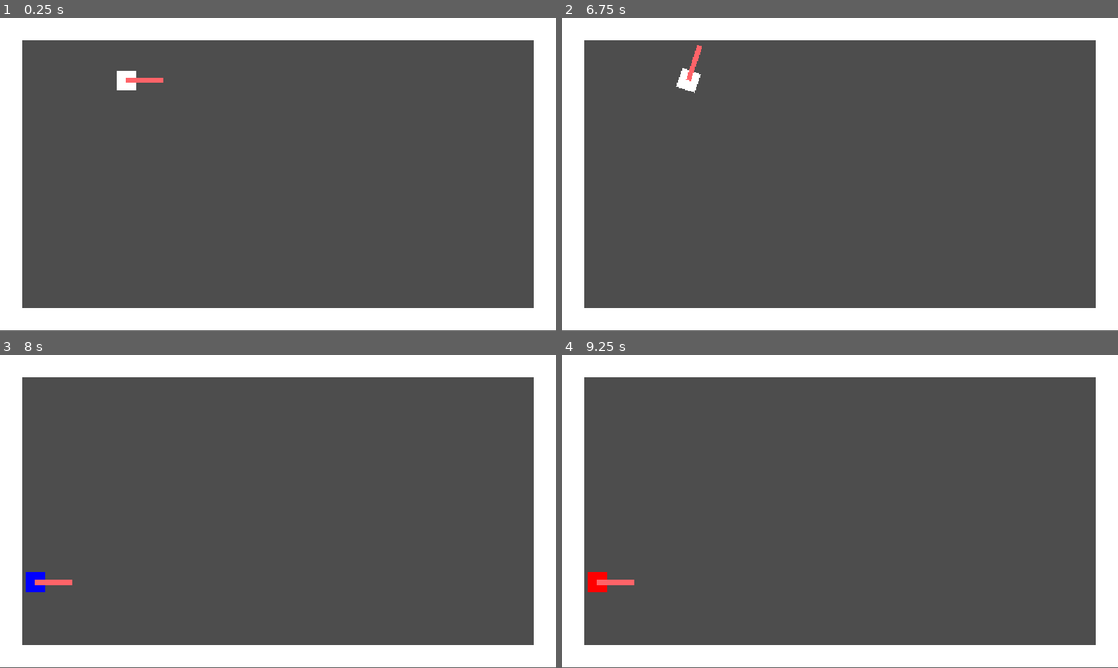
Above: before the commit, frames 1-4 (two rows, left to right).
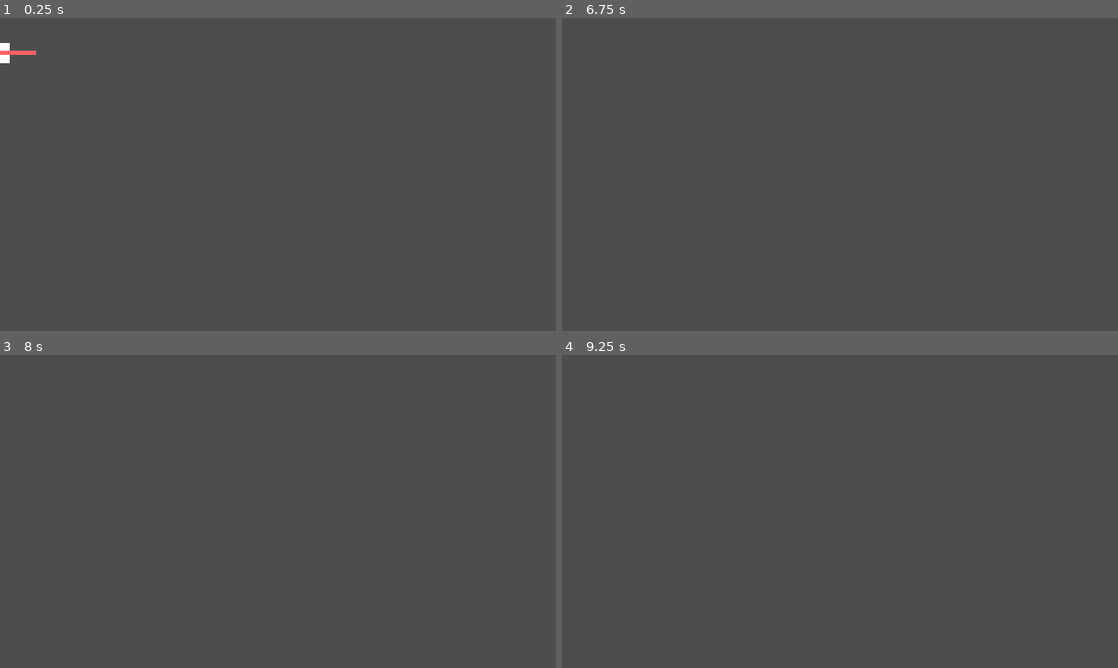
Above: after the commit, the same moments.

Repository: DudukoDad/very-serious-game
Game: Godot game, scene res://Scenes/main_game.tscn
The game is run twice, just before and just after one commit, with the same random seed, the same clock (stepped at 60 frames per second) and the same inputs.
Inputs (mouse positions are in pixels of both pictures, inside the frame that each line leads up to):
- Up to frame 1 (0.25 s): no input
- Up to frame 2 (6.75 s): move the mouse to (962, 158) at 0.52 s; tap 1 (1) at 0.6, 3.05, 3.6, 6.05 s; tap 2 (2) at 0.8, 1.35, 3.8, 4.35 s; tap Enter at 1.25, 2.75, 4.25 s; move the mouse to (728, 190) at 1.27 s; tap 3 (3) at 1.55, 2.1, 4.55, 5.1 s; tap Space at 2, 3.5, 5 s; move the mouse to (895, 105) at 2.02 s; tap 4 (4) at 2.3, 2.85, 5.3, 5.85 s; move the mouse to (812, 237) at 2.77 s; move the mouse to (1006, 221) at 3.52 s; move the mouse to (673, 127) at 4.27 s; move the mouse to (867, 174) at 5.02 s; move the mouse to (756, 96) at 5.77 s; move the mouse to (962, 158) at 6.52 s; press the mouse at (962, 158) at 6.53 s
- Up to frame 3 (8 s): tap 2 (2) at 6.8 s; move the mouse to (166, 527) at 7.27 s; release the mouse at (166, 527) at 7.28 s; tap 1 (1) at 7.35 s; tap 3 (3) at 7.55 s
- Up to frame 4 (9.25 s): move the mouse to (895, 442) at 8.02 s; tap 2 (2) at 8.1 s; tap 4 (4) at 8.3 s; move the mouse to (812, 574) at 8.77 s; tap 3 (3) at 8.85 s; tap 1 (1) at 9.05 s

The runs differ from the first frame. In frame 1, 21% of the frame differs, in the area x 0-100%, y 0-100%; in frame 2, 21%; in frame 3, 21%; in frame 4, 21%.

Commit message:
[FEAT] Basic state machine

Diff:
--- a/Levels/test_level.tscn
+++ b/Levels/test_level.tscn
@@ -1,84 +1,54 @@
 [gd_scene format=3 uid="uid://hc1lxuadkniy"]
 
-[ext_resource type="Script" uid="uid://d1u46pwnf188h" path="res://Scripts/test_level.gd" id="1_ormqy"]
+[ext_resource type="Script" uid="uid://dax2j2u6qbl8" path="res://Scripts/main_game.gd" id="1_ormqy"]
 
-[sub_resource type="RectangleShape2D" id="RectangleShape2D_g4v7s"]
-size = Vector2(150.44075, 13.671481)
-
-[sub_resource type="RectangleShape2D" id="RectangleShape2D_ormqy"]
-size = Vector2(83.159836, 13.863678)
-
-[sub_resource type="RectangleShape2D" id="RectangleShape2D_00vsl"]
-size = Vector2(84.46626, 13.671463)
-
-[node name="TestLevel" type="Node2D" unique_id=152431671]
+[node name="MainGame" type="Node" unique_id=547689714]
+process_mode = 3
 script = ExtResource("1_ormqy")
 
-[node name="SpawnPoint" type="Marker2D" parent="." unique_id=1631295136]
-position = Vector2(262, 129)
+[node name="Systems" type="Node" parent="." unique_id=1757745256]
 
-[node name="ColorRect" type="ColorRect" parent="." unique_id=1701605866]
-offset_top = 600.0
-offset_right = 1152.0
-offset_bottom = 640.0
-scale = Vector2(1, 1.16)
-metadata/_edit_group_ = true
+[node name="World" type="Node2D" parent="." unique_id=1170114830]
+process_mode = 1
 
-[node name="StaticBody2D" type="StaticBody2D" parent="ColorRect" unique_id=1364511219]
-collision_layer = 4
-collision_mask = 0
+[node name="LevelRoot" type="Node2D" parent="World" unique_id=654816905]
 
-[node name="CollisionShape2D" type="CollisionShape2D" parent="ColorRect/StaticBody2D" unique_id=294088403]
-position = Vector2(576.2276, 20.106384)
-scale = Vector2(7.654474, -2.900568)
-shape = SubResource("RectangleShape2D_g4v7s")
+[node name="EntityRoot" type="Node2D" parent="World" unique_id=809424756]
 
-[node name="ColorRect2" type="ColorRect" parent="." unique_id=7281857]
-offset_right = 1152.0
+[node name="EffectRoot" type="Node2D" parent="World" unique_id=1407348760]
+
+[node name="HudLayer" type="CanvasLayer" parent="." unique_id=1528279459]
+process_mode = 1
+
+[node name="HudRoot" type="Control" parent="HudLayer" unique_id=1132713026]
+layout_mode = 3
+anchors_preset = 0
+offset_right = 40.0
 offset_bottom = 40.0
-scale = Vector2(1, 1.16)
-metadata/_edit_group_ = true
 
-[node name="StaticBody2D" type="StaticBody2D" parent="ColorRect2" unique_id=1176663949]
-collision_layer = 4
-collision_mask = 0
+[node name="PauseLayer" type="CanvasLayer" parent="." unique_id=1669792855]
+process_mode = 2
 
-[node name="CollisionShape2D" type="CollisionShape2D" parent="ColorRect2/StaticBody2D" unique_id=953539068]
-position = Vector2(575.99994, 19.827587)
-scale = Vector2(7.654474, -2.900568)
-shape = SubResource("RectangleShape2D_g4v7s")
+[node name="PauseRoot" type="Control" parent="PauseLayer" unique_id=1019891099]
+layout_mode = 3
+anchors_preset = 0
+offset_right = 40.0
+offset_bottom = 40.0
 
-[node name="ColorRect3" type="ColorRect" parent="." unique_id=1378475748]
-offset_left = 46.0
-offset_top = 7.0
-offset_right = 646.0
-offset_bottom = 47.0
-rotation = 1.5707964
-scale = Vector2(1, 1.16)
-metadata/_edit_group_ = true
+[node name="TransitionLayer" type="CanvasLayer" parent="." unique_id=1909820243]
+process_mode = 3
 
-[node name="StaticBody2D" type="StaticBody2D" parent="ColorRect3" unique_id=2116786632]
-collision_layer = 4
-collision_mask = 0
+[node name="TransitionRoot" type="Control" parent="TransitionLayer" unique_id=1271842430]
+layout_mode = 3
+anchors_preset = 0
+offset_right = 40.0
+offset_bottom = 40.0
 
-[node name="CollisionShape2D" type="CollisionShape2D" parent="ColorRect3/StaticBody2D" unique_id=2029036254]
-position = Vector2(316.99997, 19.827576)
-scale = Vector2(7.654474, -2.900568)
-shape = SubResource("RectangleShape2D_ormqy")
+[node name="DebugLayer" type="CanvasLayer" parent="." unique_id=534454625]
+process_mode = 3
 
-[node name="ColorRect4" type="ColorRect" parent="." unique_id=555726712]
-offset_left = 1152.0
-offset_right = 1752.0
+[node name="DebugRoot" type="Control" parent="DebugLayer" unique_id=1016009462]
+layout_mode = 3
+anchors_preset = 0
+offset_right = 40.0
 offset_bottom = 40.0
-rotation = 1.5707964
-scale = Vector2(1, 1.16)
-metadata/_edit_group_ = true
-
-[node name="StaticBody2D" type="StaticBody2D" parent="ColorRect4" unique_id=1132677972]
-collision_layer = 4
-collision_mask = 0
-
-[node name="CollisionShape2D" type="CollisionShape2D" parent="ColorRect4/StaticBody2D" unique_id=141788589]
-position = Vector2(323.7276, 19.827698)
-scale = Vector2(7.654474, -2.900568)
-shape = SubResource("RectangleShape2D_00vsl")
--- a/Scenes/main_game.tscn
+++ b/Scenes/main_game.tscn
@@ -1,12 +1,16 @@
 [gd_scene format=3 uid="uid://d82ae01xqxpd"]
 
 [ext_resource type="Script" uid="uid://dax2j2u6qbl8" path="res://Scripts/main_game.gd" id="1_l756w"]
+[ext_resource type="Script" uid="uid://dxkstpxj2ngln" path="res://Scripts/game_manager.gd" id="2_pu3va"]
 
 [node name="MainGame" type="Node" unique_id=547689714]
 process_mode = 3
 script = ExtResource("1_l756w")
 
 [node name="Systems" type="Node" parent="." unique_id=1757745256]
+
+[node name="GameManager" type="Node" parent="Systems" unique_id=1191528371]
+script = ExtResource("2_pu3va")
 
 [node name="World" type="Node2D" parent="." unique_id=1170114830]
 process_mode = 1
--- /dev/null
+++ b/Scripts/game_manager.gd
@@ -0,0 +1,53 @@
+extends Node
+
+# Node References
+# MainGame for loading levels
+@onready var main_game: MainGame = $"../.."
+
+# Player
+
+# Obstacles
+
+# Goal/Objectives
+
+# States
+enum State {ACTIVE, WIN, LOSS, PAUSE}
+@onready var current_state = State.ACTIVE
+
+# Other variables
+var current_level : int
+
+# State machine
+func _process(delta):
+	match current_state:
+		State.ACTIVE:
+			# Player starts the game
+			get_tree().paused = false
+			print('GameState: Active')
+		State.WIN:
+			# If player collides w/ end goal
+			win()
+			print('GameState: Win')
+		State.LOSS:
+			# Player collides w/ obstacle or falls out of map
+			loss()
+			print('GameState: Loss')
+		State.PAUSE:
+			# Player presses the pause key
+			pause()
+			print('GameState: Pause')
+
+func win():
+	# TODO
+	# 1. Prompt to go to next level
+	# 2. Load the next level on prompt completion
+	# 3. If the last level has been reached, game over
+	pass
+
+func loss():
+	# TODO
+	# 1. Prompt "R" to restart (restart from level 1)
+	current_level = 0
+
+func pause():
+	get_tree().paused = true
Not shown, added: Scripts/game_manager.gd.uid
